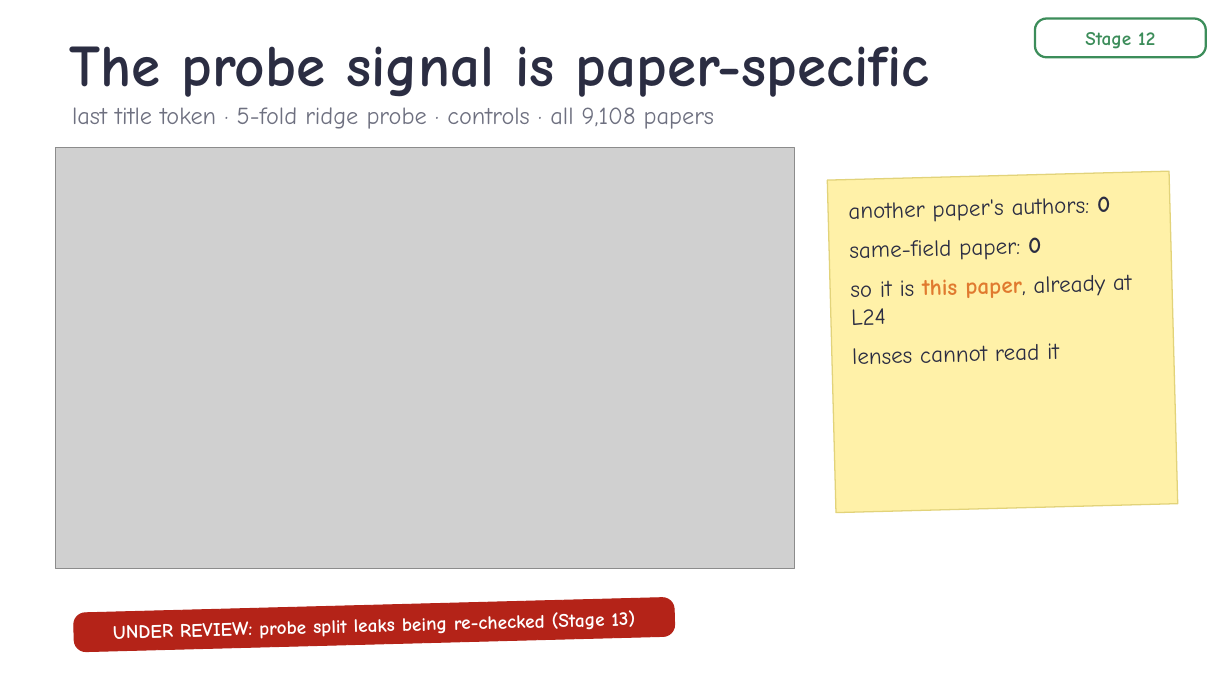
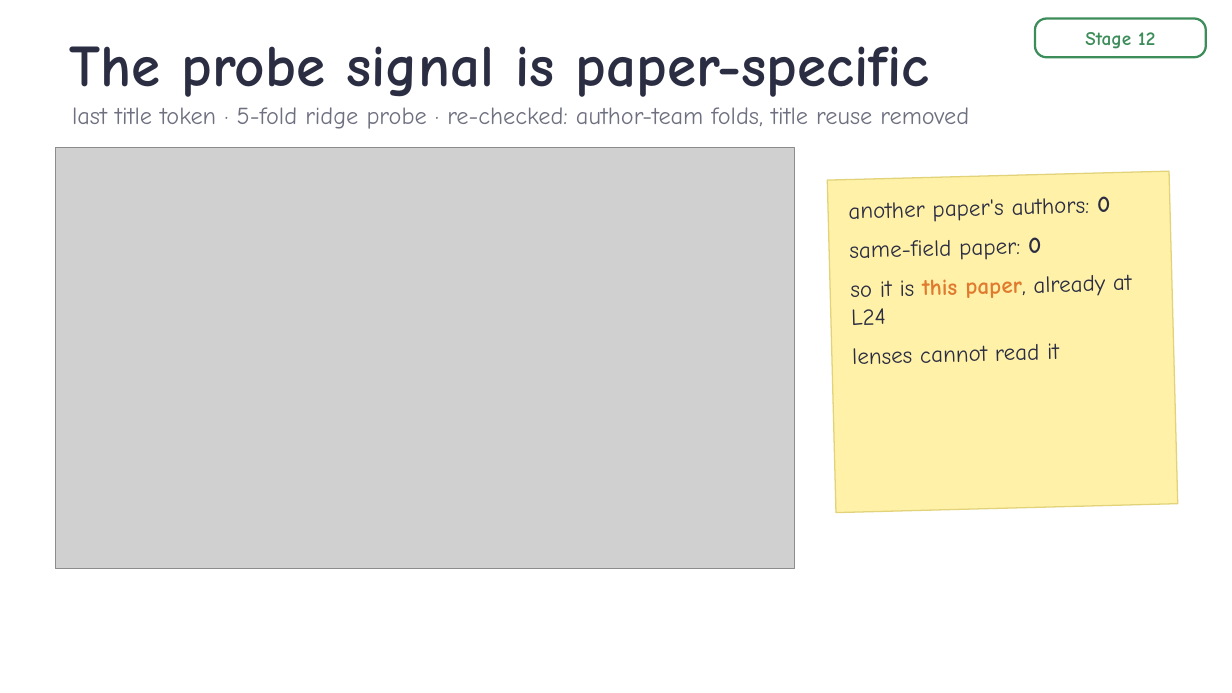
Before and after one commit to ZhiQ1/jlens-authorship-recall, a slide deck: slide 21 of experiment_files/351_stage10/reports/talk/Stage10_author_readout_talk.pptx. Drawn at 1232x693 pixels with LibreOffice and Linux fonts; fonts in the diff are those of the drawing; grey boxes stand for pictures; background and template pictures are left out. Boxes give left, top, right and bottom in pixels: in the first picture for what was removed or moved away, otherwise in the second. Text is boxed around its words. In the diff, an @@ line names an element or a change of style, - is before the commit and + after.

Commit message:
Probe statements rewritten with re-checked numbers (report + deck); under-review markers kept only for the post-title-token wording

```diff
--- a/experiment_files/351_stage10/reports/talk/Stage10_author_readout_talk.pptx
+++ b/experiment_files/351_stage10/reports/talk/Stage10_author_readout_talk.pptx
@@ text at bbox=[72, 107, 969, 129]: text changed @@
-last title token · 5-fold ridge probe · controls · all 9,108 papers
+last title token · 5-fold ridge probe · re-checked: author-team folds, title reuse removed
@@ rounded rectangle removed at bbox=[74, 598, 675, 652] @@
-UNDER REVIEW: probe split leaks being re-checked (Stage 13)
```
Also in this commit, not shown: 1 other slide changed, 9 other files.
